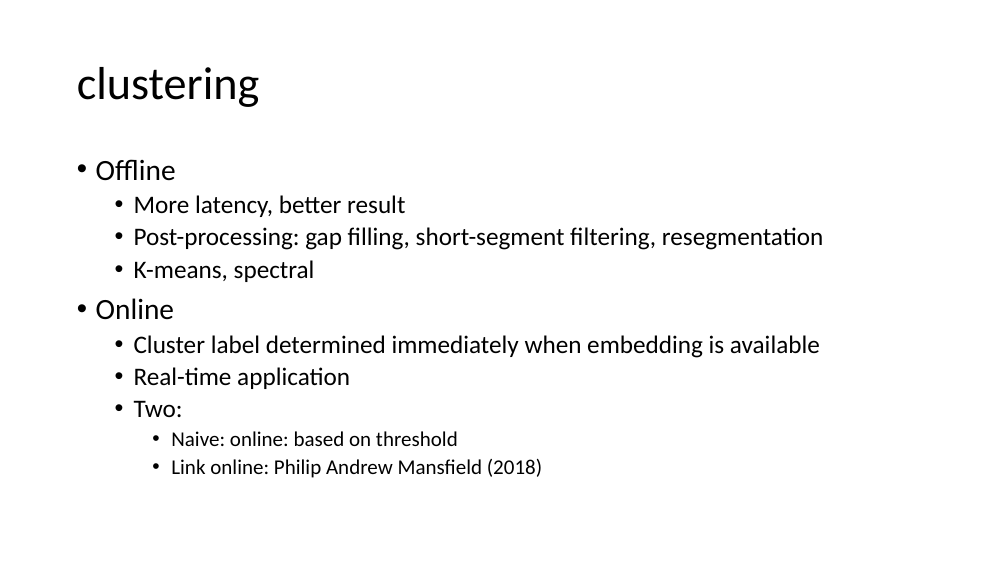
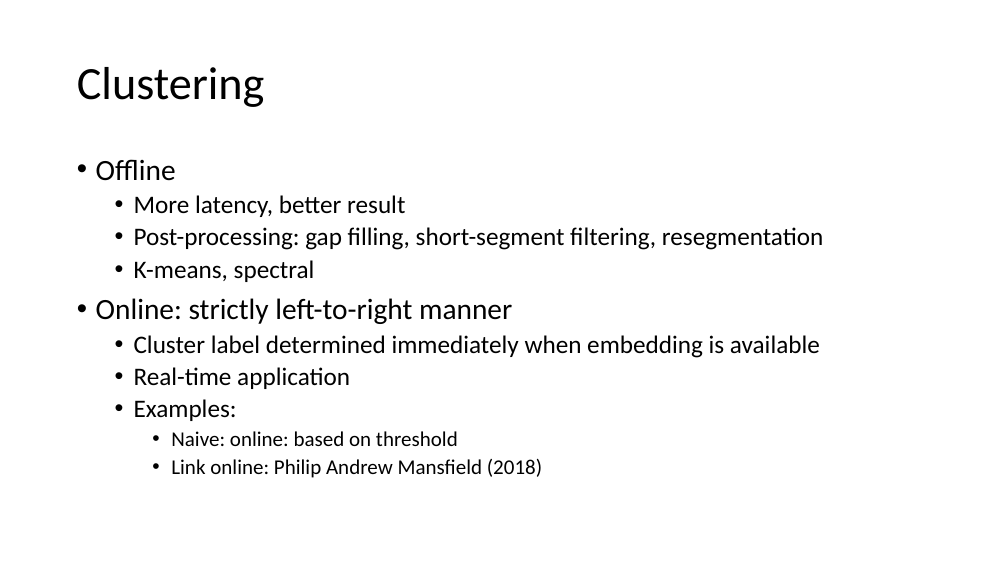
Before and after one commit to henryph/vba_project, a slide deck: slide 8 of speaker diarization.pptx (slide 5 before the commit). Drawn at 1008x567 pixels with LibreOffice and Linux fonts; fonts in the diff are those of the drawing. Boxes give left, top, right and bottom in pixels: in the first picture for what was removed or moved away, otherwise in the second. Text is boxed around its words. In the diff, an @@ line names an element or a change of style, - is before the commit and + after.

```diff
--- a/speaker diarization.pptx
+++ b/speaker diarization.pptx
@@ title at <box>77,67,265,107</box>: text changed @@
-clustering
+Clustering
@@ text at <box>96,298,512,324</box>: text changed @@
-• Online
+• Online: strictly left-to-right manner
@@ text at <box>134,399,237,421</box>: text changed @@
-  • Two:
+  • Examples:
```
Also in this commit, not shown: 3 other slides changed, 8 slides added, 3 other files.
